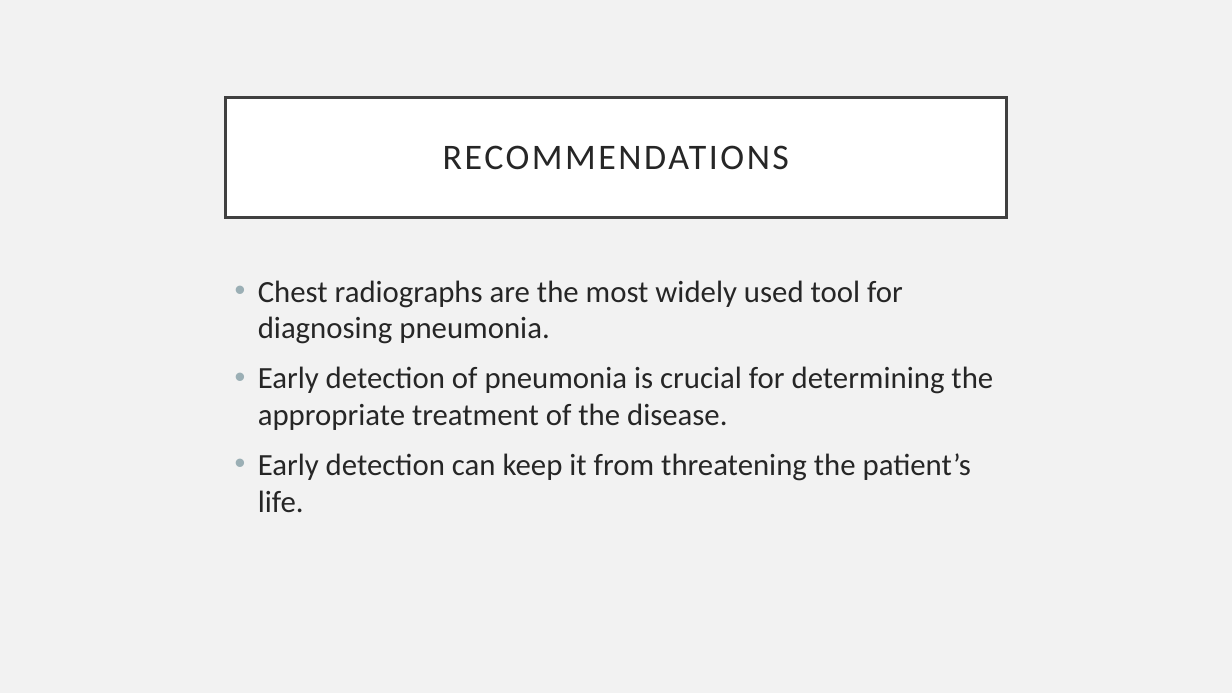
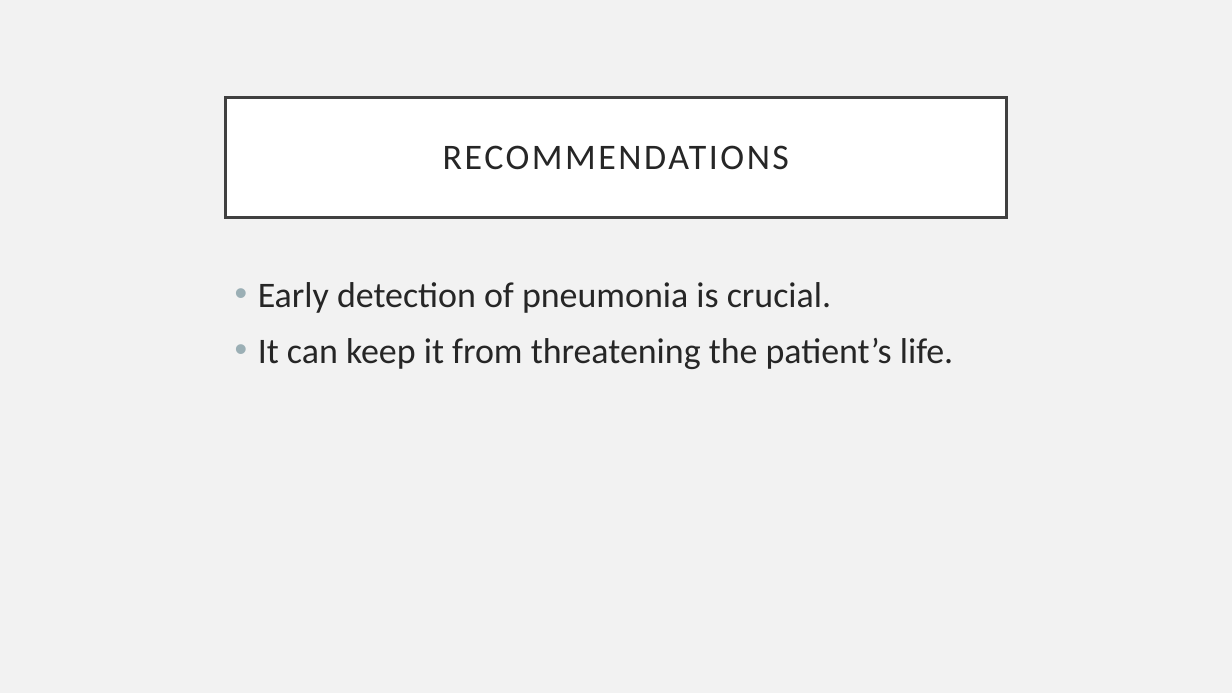
Before and after one commit to PattiCakes59/Chest-X-Ray-Examination, a slide deck: slide 8 of PneumoniaPresentation.pptx. Drawn at 1232x693 pixels with LibreOffice and Linux fonts; fonts in the diff are those of the drawing. Boxes give left, top, right and bottom in pixels: in the first picture for what was removed or moved away, otherwise in the second. Text is boxed around its words. In the diff, an @@ line names an element or a change of style, - is before the commit and + after.

```diff
--- a/PneumoniaPresentation.pptx
+++ b/PneumoniaPresentation.pptx
@@ text at (258,282,953,369): text changed; size 24 to 28 pt @@
-• Chest radiographs are the most widely used tool for diagnosing pneumonia.
-• Early detection of pneumonia is crucial for determining the appropriate treatment of the disease.
-• Early detection can keep it from threatening the patient’s life.
+• Early detection of pneumonia is crucial.
+• It can keep it from threatening the patient’s life.
```
Also in this commit, not shown: 4 other slides changed, 1 slide added, 1 slide removed.
